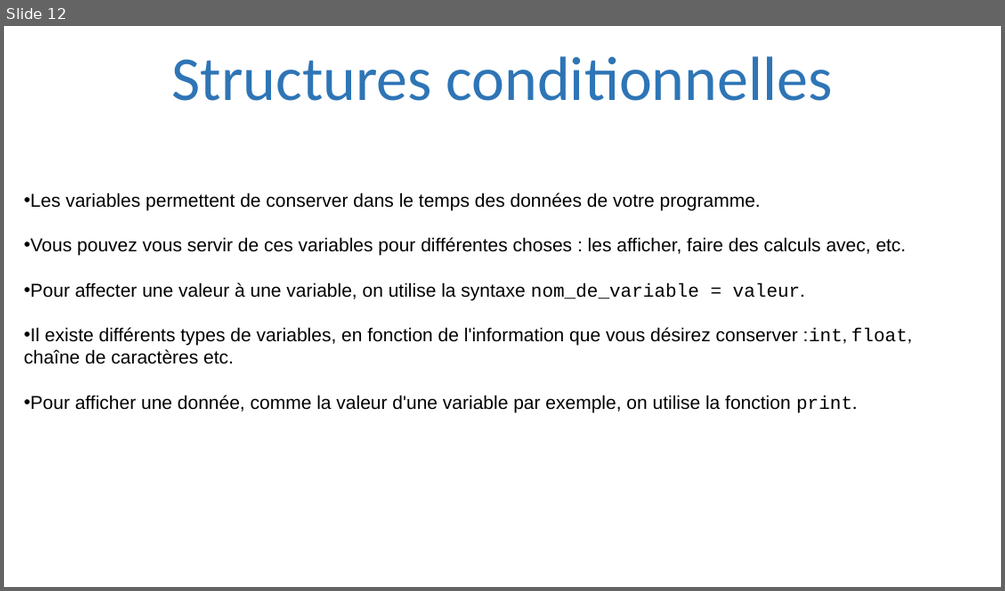
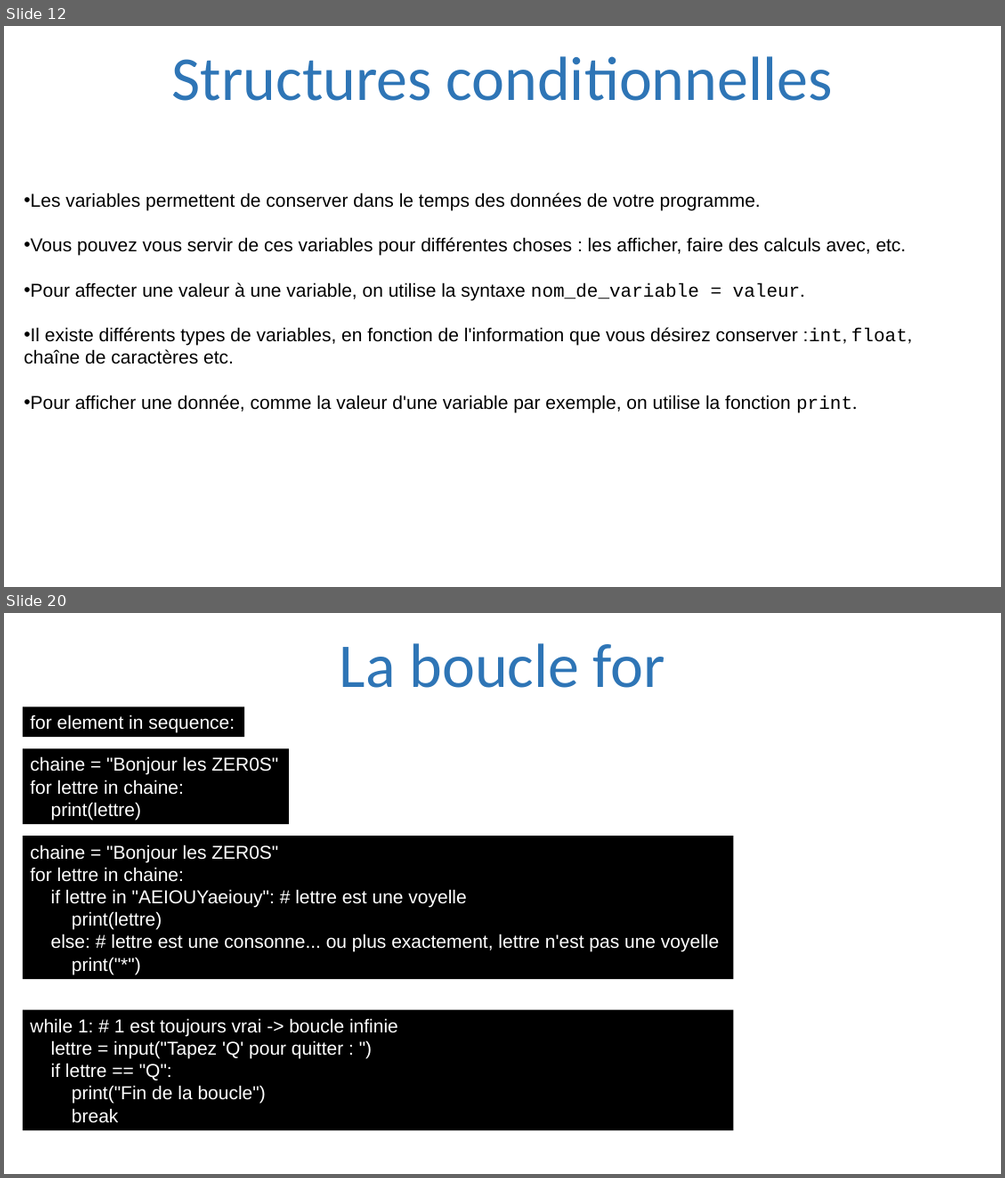
Before and after one commit to julienPalleau/PythonDoc, a slide deck: Python-resume.pptx. Shown one above the other, each under a label of ours: slide 12 before the commit, slides 12 and 20 after it; the slides between them are not shown. The pictures are 1005x591 and 1005x1178 pixels, drawn with LibreOffice and Linux fonts; fonts in the diff are those of the drawing. Boxes give left, top, right and bottom in pixels: in the first picture for what was removed or moved away, otherwise in the second. Text is boxed around its words. In the diff, an @@ line names an element or a change of style, - is before the commit and + after.

```diff
--- a/Python-resume.pptx
+++ b/Python-resume.pptx
@@ slide 20 added at [4, 613, 1001, 1174], background #FFFFFF @@
@@ title added at [340, 643, 665, 688], 60 pt, text #2E75B6 @@
+La boucle for
@@ rectangle added at [23, 706, 244, 737], fill #000000, 18 pt, text #FFFFFF @@
+for element in sequence:
@@ rectangle added at [23, 748, 289, 824], fill #000000, 18 pt, text #FFFFFF @@
+chaine = "Bonjour les ZER0S"
+for lettre in chaine:
+print(lettre)
@@ rectangle added at [23, 835, 734, 980], fill #000000, 18 pt, text #FFFFFF @@
+chaine = "Bonjour les ZER0S"
+for lettre in chaine:
+if lettre in "AEIOUYaeiouy": # lettre est une voyelle
+print(lettre)
+else: # lettre est une consonne... ou plus exactement, lettre n'est pas une voyelle
+print("*")
@@ rectangle added at [23, 1009, 734, 1130], fill #000000, 18 pt, text #FFFFFF @@
+while 1: # 1 est toujours vrai -> boucle infinie
+lettre = input("Tapez 'Q' pour quitter : ")
+if lettre == "Q":
+print("Fin de la boucle")
+break
```
Also in this commit, not shown: 1 slide changed, 18 other slides added.
